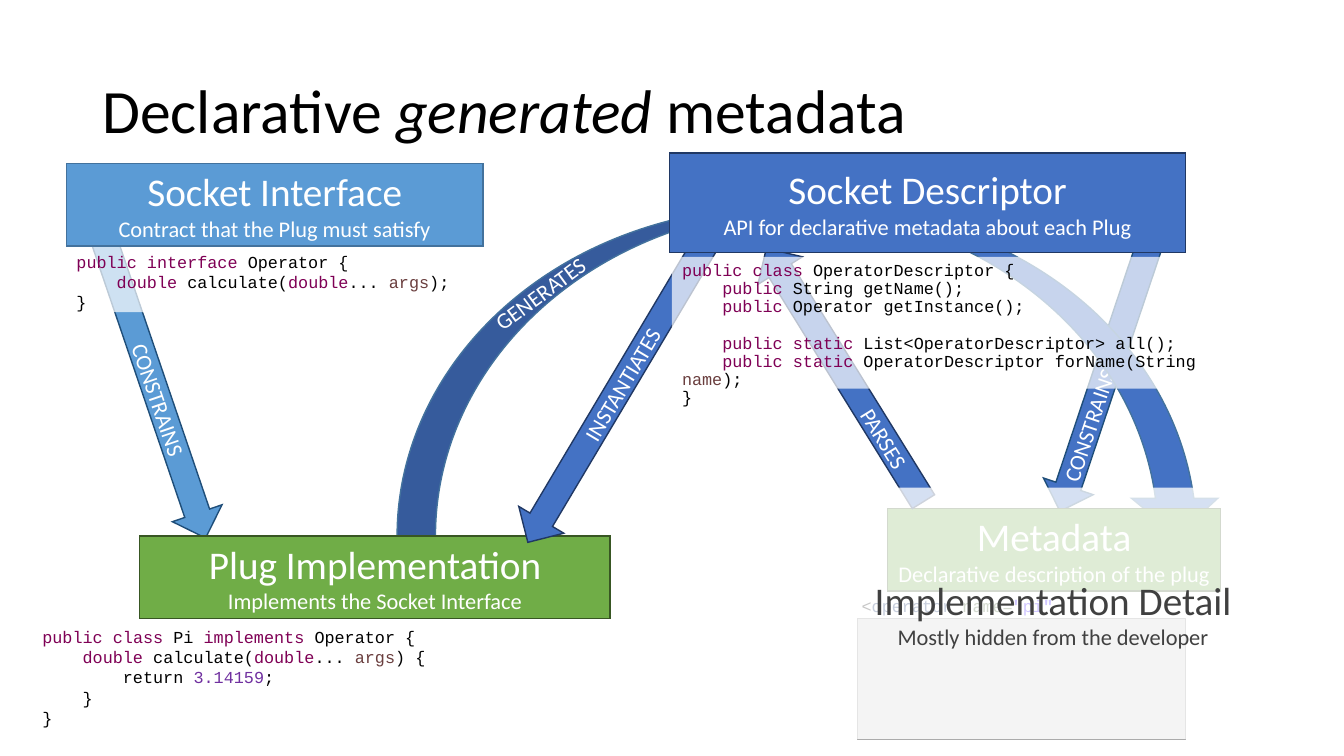
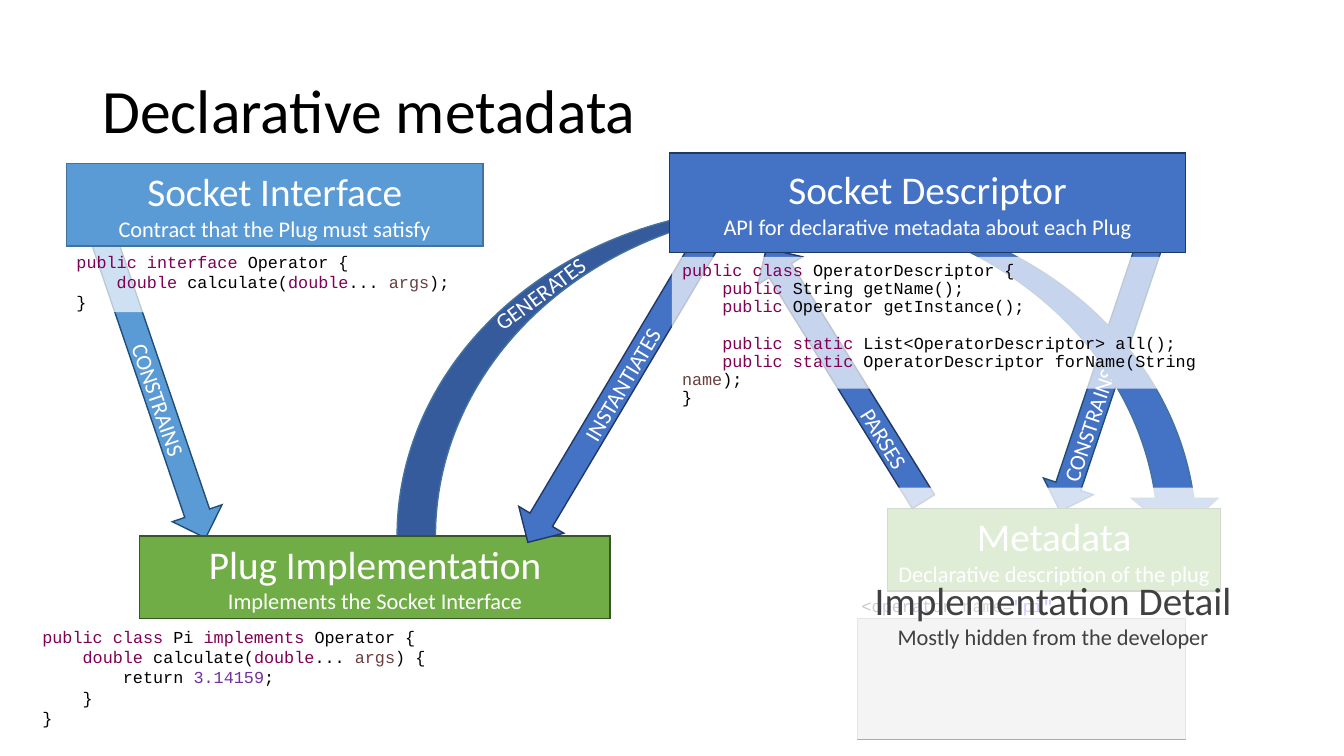
Before and after one commit to diffplug/sockets-and-plugs, a slide deck: slide 31 of Sockets and Plugs.pptx. Drawn at 1344x756 pixels with LibreOffice and Linux fonts; fonts in the diff are those of the drawing; grey boxes stand for pictures. Boxes give left, top, right and bottom in pixels: in the first picture for what was removed or moved away, otherwise in the second. Text is boxed around its words. In the diff, an @@ line names an element or a change of style, - is before the commit and + after.

```diff
--- a/Sockets and Plugs.pptx
+++ b/Sockets and Plugs.pptx
@@ title at [102, 90, 636, 134]: text changed @@
-Declarative generated metadata
+Declarative metadata
```
Also in this commit, not shown: 6 other slides changed, 1 slide removed.
